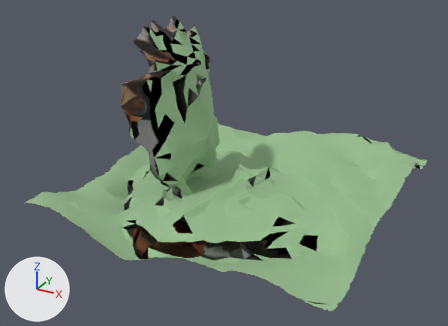
The COLLADA model examples/models/chief/opt/opt/cheif.dae as it was, and as the next commit left it.
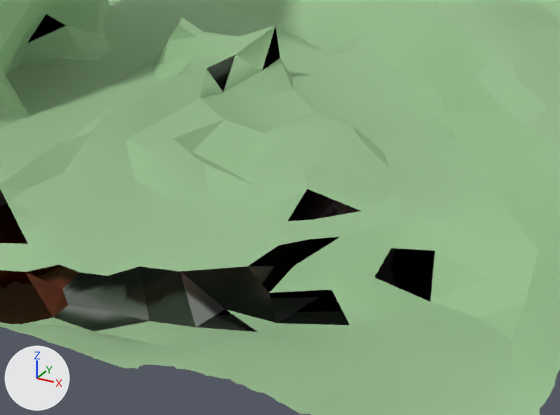
The first picture shows the older version from a camera (50 mm lens) standing at (0.732, -1.051, 0.657) and looking at (0.154, -0.001, 0.132). The close-ups show both versions on the part from 41% to 80% of the width and 49% to 88% of the height of that picture. The axes (+X, +Y, +Z) are drawn at lower left. The lights are the same throughout.

Names of what the first close-up shows: 'SketchUp'.
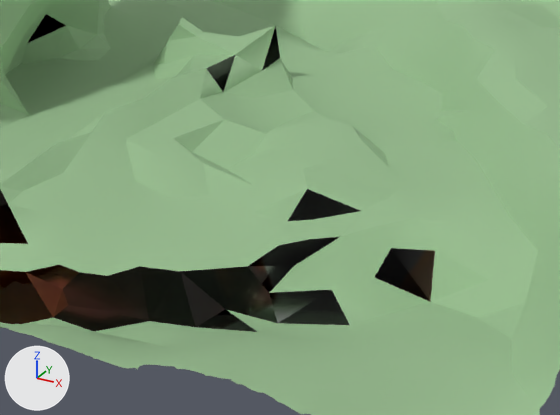
Pixel boxes [x1, y1, x2, y2] of what changed, in the close-ups (560 x 415 px):
```json
{"object": "SketchUp", "change": "surface changed", "before": [53, 41, 437, 334], "after": [53, 41, 437, 334]}
```

Edits to the scene script, one JSON object a line:
```json
{"op": "add", "block": "img_material___2_jpg_001", "code": ["img_material___2_jpg_001 = load_image('Material_-_2.jpg.001', 'cheif/Material_-_2.jpg', 4096, 4096, 'sRGB')"]}
{"op": "set", "path": "mat_material___1.texture", "old": "img_material___1_jpg", "new": "img_material___2_jpg_001"}
```
